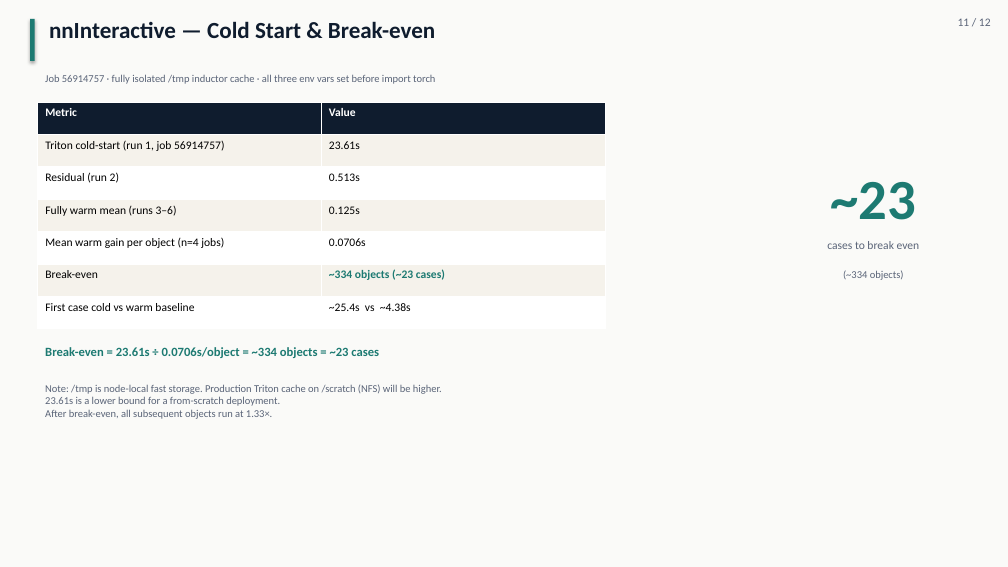
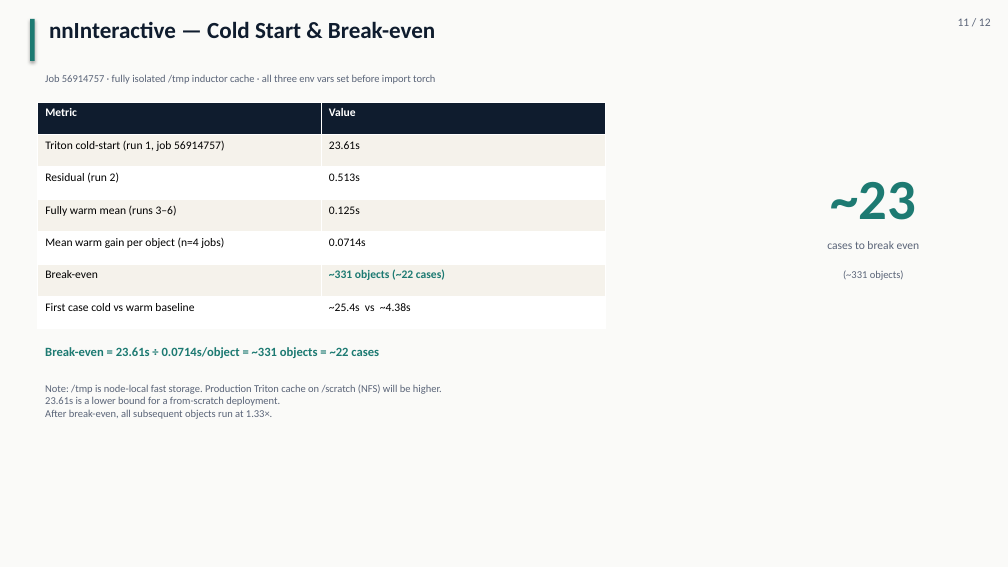
Before and after one commit to pentaexe/VoxTell-main, a slide deck: slide 11 of slides.pptx. Drawn at 1008x567 pixels with LibreOffice and Linux fonts; fonts in the diff are those of the drawing. Boxes give left, top, right and bottom in pixels: in the first picture for what was removed or moved away, otherwise in the second. Text is boxed around its words. In the diff, an @@ line names an element or a change of style, - is before the commit and + after.

```diff
--- a/slides.pptx
+++ b/slides.pptx
@@ table at bbox=[38, 102, 605, 329] @@
-row 5, column 2: 0.0706s
+row 5, column 2: 0.0714s
-row 6, column 2: ~334 objects (~23 cases)
+row 6, column 2: ~331 objects (~22 cases)
@@ text at bbox=[843, 270, 904, 280]: text changed @@
-(~334 objects)
+(~331 objects)
@@ text at bbox=[45, 347, 379, 358]: text changed @@
-Break-even = 23.61s ÷ 0.0706s/object = ~334 objects = ~23 cases
+Break-even = 23.61s ÷ 0.0714s/object = ~331 objects = ~22 cases
```
Also in this commit, not shown: 8 other slides changed, 1 other file.
